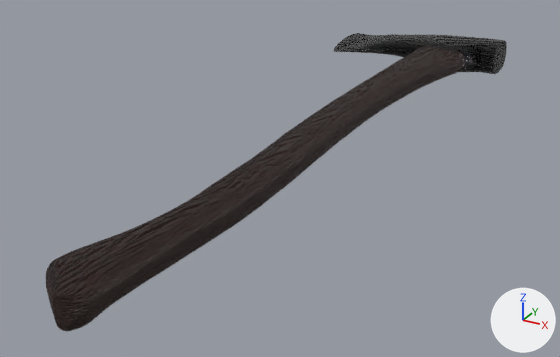
What one commit did to the Blender file Assets/Blender stuff/axe.blend.
Camera for both pictures: a 50 mm lens placed at (0.335, -0.785, 0.288), pointed at (-0.047, -0.09, -0.059). The axes (+X, +Y, +Z) are drawn at lower right. The lights are the same throughout.

Objects in the first picture: 'Axe Head'.
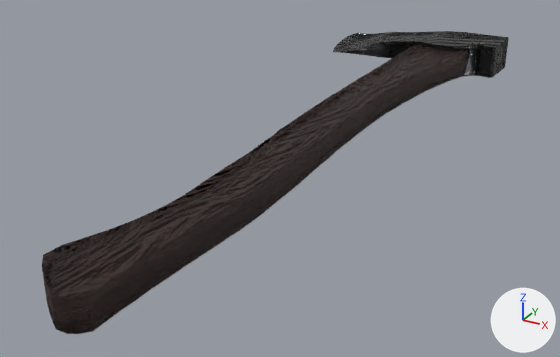
Commit message: reduced axe mesh

What the commit changed:
Object 'Axe Head' (ob_axe_head) loses its SUBSURF modifier named 'Subdivision'.
Modifier setting removed (it was levels = 2).

Location of each change, [x1, y1, x2, y2] in pixels of the pictures (560 x 357 px):
'Axe Head', modifiers changed: before [46, 33, 507, 331]; after [42, 31, 509, 334]
